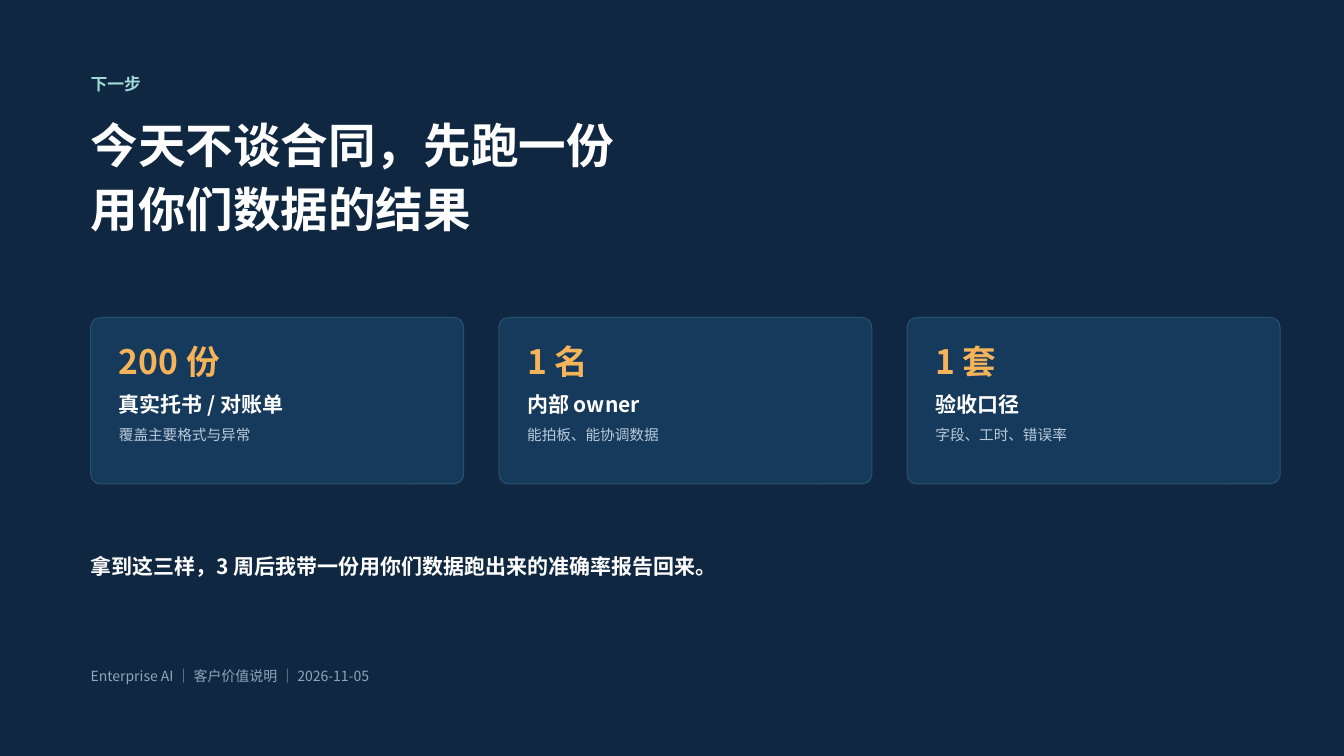
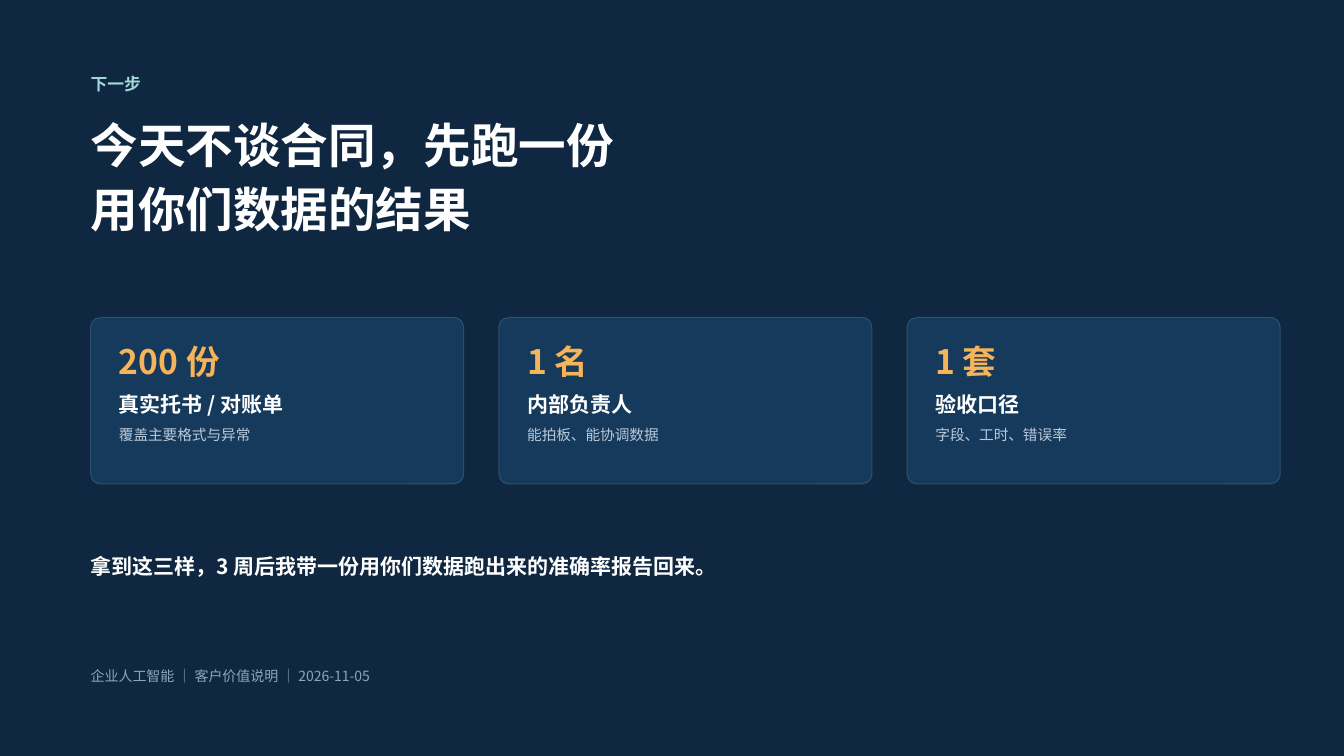
Before and after one commit to roma007/Enterprise-AI, a slide deck: slide 14 of 会客包/reports/客户老板版_系统能力介绍_2026-11-05.pptx. Drawn at 1344x756 pixels with LibreOffice and Linux fonts; fonts in the diff are those of the drawing. Boxes give left, top, right and bottom in pixels: in the first picture for what was removed or moved away, otherwise in the second. Text is boxed around its words. In the diff, an @@ line names an element or a change of style, - is before the commit and + after.

```diff
--- a/会客包/reports/客户老板版_系统能力介绍_2026-11-05.pptx
+++ b/会客包/reports/客户老板版_系统能力介绍_2026-11-05.pptx
@@ text at [527, 394, 632, 414]: text changed @@
-内部 owner
+内部负责人
@@ text at [91, 669, 370, 682]: text changed @@
-Enterprise AI ｜ 客户价值说明 ｜ 2026-11-05
+企业人工智能 ｜ 客户价值说明 ｜ 2026-11-05
```
Also in this commit, not shown: 13 other slides changed, 6 other files.
